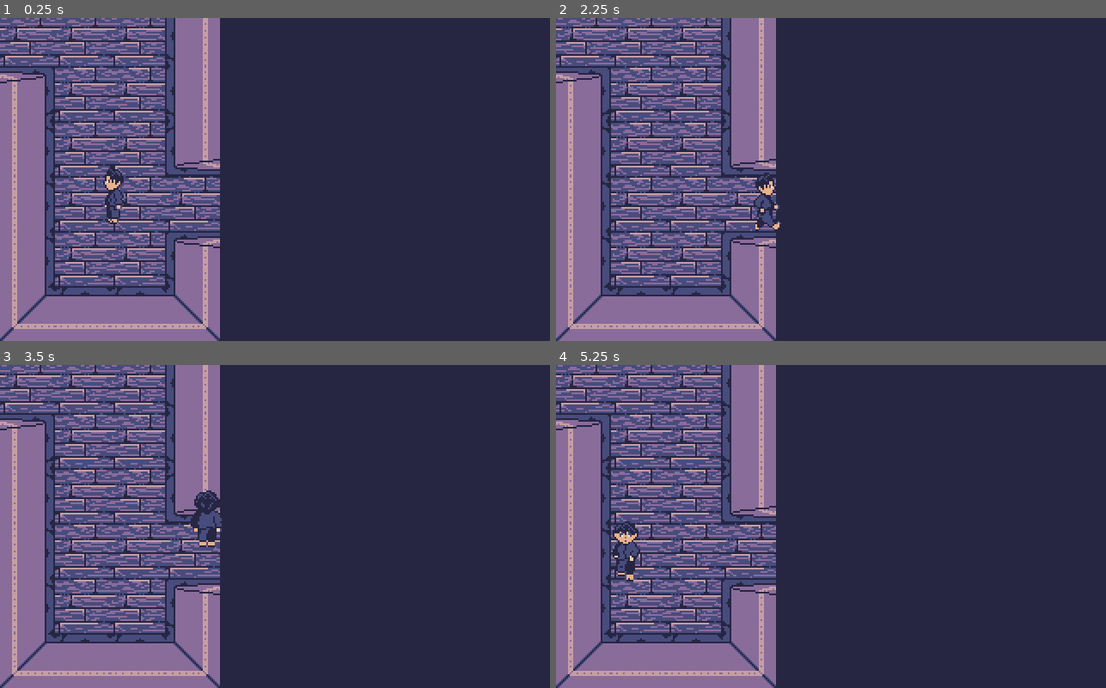
Above: before the commit, frames 1-4 (two rows, left to right).
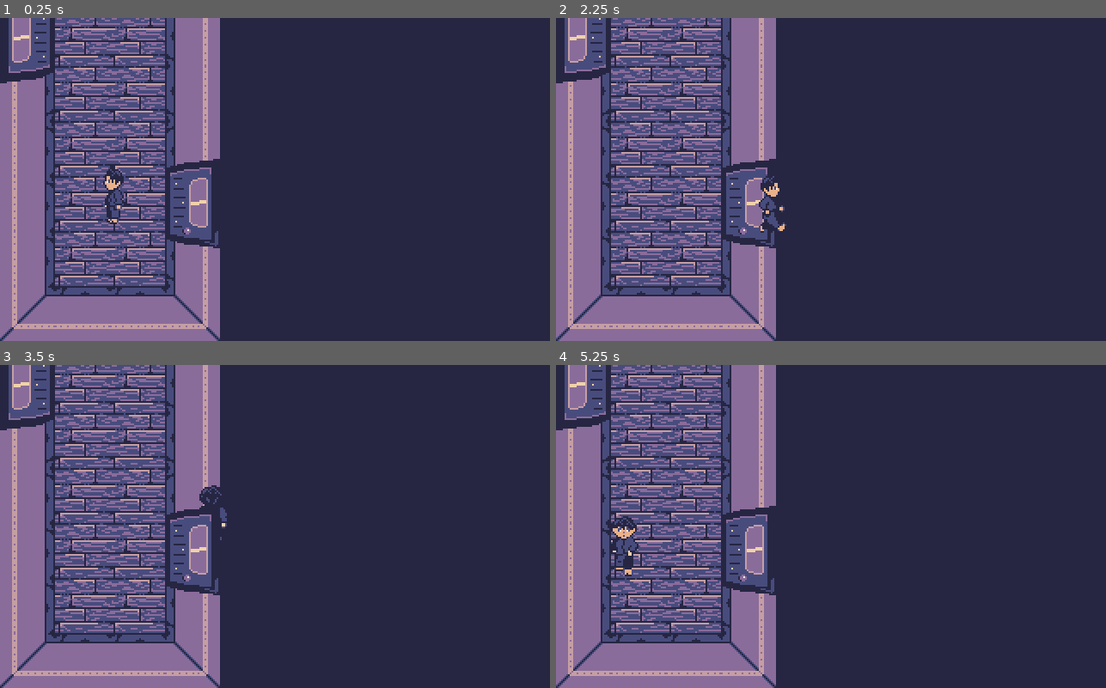
Above: after the commit, the same moments.

Repository: chickendude/dark-pages
Game: Godot game, scene res://Maps/Hallway.tscn
Same seed, same stepped clock (60 frames per second), same inputs: the game is played once before the commit and once after it. This scene is started directly instead of the project's main scene.
Inputs:
- Up to frame 1 (0.25 s): no input
- Up to frame 2 (2.25 s): tap Enter at 0.5 s; hold Right (ui_right) 0.53-1.28 s; hold Down (ui_down) 1.28-2.03 s; hold Right (ui_right) from 2.03 s (still down)
- Up to frame 3 (3.5 s): release Right (ui_right) at 2.78 s; hold Up (ui_up) from 2.78 s (still down)
- Up to frame 4 (5.25 s): release Up (ui_up) at 3.53 s; hold Left (ui_left) 3.53-5.03 s; tap Space at 5 s; hold Down (ui_down) from 5.03 s (still down)

The runs differ from the first frame. In frame 1, 3.0% of the frame differs, in the area x 0-40%, y 0-71%; in frame 2, 3.0%; in frame 3, 3.2%; in frame 4, 3.5%.

Commit message:
Add door sprite and handle transitions between maps.

Diff:
--- a/Characters/Will.gd
+++ b/Characters/Will.gd
@@ -6,6 +6,11 @@
 var direction = Vector2.ZERO
 
 export var SPEED = 100
+
+func _ready():
+	if Event.game_started:
+		position = Event.player_position
+		_set_animation_direction(Event.player_direction)
 
 func _process(_delta):
 	if direction:
--- a/Characters/Will.tscn
+++ b/Characters/Will.tscn
@@ -63,8 +63,7 @@
 "values": [ 12 ]
 }
 
-[sub_resource type="Animation" id=1]
-resource_name = "WalkDown"
+[sub_resource type="Animation" id=5]
 length = 0.8
 loop = true
 tracks/0/type = "value"
@@ -80,8 +79,7 @@
 "values": [ 1, 2, 3, 0 ]
 }
 
-[sub_resource type="Animation" id=2]
-resource_name = "WalkLeft"
+[sub_resource type="Animation" id=6]
 length = 0.8
 loop = true
 tracks/0/type = "value"
@@ -113,8 +111,7 @@
 "values": [ 5, 6, 7, 4 ]
 }
 
-[sub_resource type="Animation" id=4]
-resource_name = "WalkUp"
+[sub_resource type="Animation" id=8]
 length = 0.8
 loop = true
 tracks/0/type = "value"
@@ -130,75 +127,76 @@
 "values": [ 13, 14, 15, 12 ]
 }
 
-[sub_resource type="AnimationNodeAnimation" id=20]
+[sub_resource type="AnimationNodeAnimation" id=9]
 animation = "IdleLeft"
 
-[sub_resource type="AnimationNodeAnimation" id=21]
+[sub_resource type="AnimationNodeAnimation" id=10]
 animation = "IdleDown"
 
-[sub_resource type="AnimationNodeAnimation" id=22]
+[sub_resource type="AnimationNodeAnimation" id=11]
 animation = "IdleRight"
 
-[sub_resource type="AnimationNodeAnimation" id=23]
+[sub_resource type="AnimationNodeAnimation" id=12]
 animation = "IdleUp"
 
-[sub_resource type="AnimationNodeBlendSpace2D" id=5]
-blend_point_0/node = SubResource( 20 )
+[sub_resource type="AnimationNodeBlendSpace2D" id=13]
+blend_point_0/node = SubResource( 9 )
 blend_point_0/pos = Vector2( -1, 0 )
-blend_point_1/node = SubResource( 21 )
+blend_point_1/node = SubResource( 10 )
 blend_point_1/pos = Vector2( 0, 1.1 )
-blend_point_2/node = SubResource( 22 )
+blend_point_2/node = SubResource( 11 )
 blend_point_2/pos = Vector2( 1, 0 )
-blend_point_3/node = SubResource( 23 )
+blend_point_3/node = SubResource( 12 )
 blend_point_3/pos = Vector2( 0, -1.1 )
 min_space = Vector2( -1, -1.1 )
 max_space = Vector2( 1, 1.1 )
 blend_mode = 1
 
-[sub_resource type="AnimationNodeAnimation" id=6]
+[sub_resource type="AnimationNodeAnimation" id=14]
 animation = "WalkLeft"
 
-[sub_resource type="AnimationNodeAnimation" id=7]
+[sub_resource type="AnimationNodeAnimation" id=15]
 animation = "WalkDown"
 
-[sub_resource type="AnimationNodeAnimation" id=8]
+[sub_resource type="AnimationNodeAnimation" id=16]
 animation = "WalkRight"
 
-[sub_resource type="AnimationNodeAnimation" id=9]
+[sub_resource type="AnimationNodeAnimation" id=17]
 animation = "WalkUp"
 
-[sub_resource type="AnimationNodeBlendSpace2D" id=10]
-blend_point_0/node = SubResource( 6 )
+[sub_resource type="AnimationNodeBlendSpace2D" id=18]
+blend_point_0/node = SubResource( 14 )
 blend_point_0/pos = Vector2( -1, 0 )
-blend_point_1/node = SubResource( 7 )
+blend_point_1/node = SubResource( 15 )
 blend_point_1/pos = Vector2( 0, 1.1 )
-blend_point_2/node = SubResource( 8 )
+blend_point_2/node = SubResource( 16 )
 blend_point_2/pos = Vector2( 1, 0 )
-blend_point_3/node = SubResource( 9 )
+blend_point_3/node = SubResource( 17 )
 blend_point_3/pos = Vector2( 0, -1.1 )
 min_space = Vector2( -1, -1.1 )
 max_space = Vector2( 1, 1.1 )
 blend_mode = 1
 
-[sub_resource type="AnimationNodeStateMachineTransition" id=11]
-
-[sub_resource type="AnimationNodeStateMachineTransition" id=12]
-
-[sub_resource type="AnimationNodeStateMachine" id=13]
-states/Idle/node = SubResource( 5 )
+[sub_resource type="AnimationNodeStateMachineTransition" id=19]
+
+[sub_resource type="AnimationNodeStateMachineTransition" id=20]
+
+[sub_resource type="AnimationNodeStateMachine" id=21]
+states/Idle/node = SubResource( 13 )
 states/Idle/position = Vector2( 489, 145 )
-states/Walk/node = SubResource( 10 )
+states/Walk/node = SubResource( 18 )
 states/Walk/position = Vector2( 678, 145 )
-transitions = [ "Idle", "Walk", SubResource( 11 ), "Walk", "Idle", SubResource( 12 ) ]
+transitions = [ "Idle", "Walk", SubResource( 19 ), "Walk", "Idle", SubResource( 20 ) ]
 start_node = "Idle"
 
-[sub_resource type="AnimationNodeStateMachinePlayback" id=14]
-
-[sub_resource type="CapsuleShape2D" id=15]
-radius = 7.0
+[sub_resource type="AnimationNodeStateMachinePlayback" id=22]
+
+[sub_resource type="CapsuleShape2D" id=23]
+radius = 5.0
 height = 2.0
 
 [node name="Will" type="KinematicBody2D"]
+collision_layer = 2
 script = ExtResource( 2 )
 
 [node name="Sprite" type="Sprite" parent="."]
@@ -206,27 +204,27 @@
 offset = Vector2( 0, -19 )
 vframes = 4
 hframes = 4
-frame = 12
+frame = 8
 
 [node name="AnimationPlayer" type="AnimationPlayer" parent="."]
-anims/IdleDown = SubResource( 16 )
-anims/IdleLeft = SubResource( 17 )
-anims/IdleRight = SubResource( 18 )
-anims/IdleUp = SubResource( 19 )
-anims/WalkDown = SubResource( 1 )
-anims/WalkLeft = SubResource( 2 )
-anims/WalkRight = SubResource( 3 )
-anims/WalkUp = SubResource( 4 )
+anims/IdleDown = SubResource( 1 )
+anims/IdleLeft = SubResource( 2 )
+anims/IdleRight = SubResource( 3 )
+anims/IdleUp = SubResource( 4 )
+anims/WalkDown = SubResource( 5 )
+anims/WalkLeft = SubResource( 6 )
+anims/WalkRight = SubResource( 7 )
+anims/WalkUp = SubResource( 8 )
 
 [node name="AnimationTree" type="AnimationTree" parent="."]
-tree_root = SubResource( 13 )
+tree_root = SubResource( 21 )
 anim_player = NodePath("../AnimationPlayer")
 active = true
-parameters/playback = SubResource( 14 )
+parameters/playback = SubResource( 22 )
 parameters/Idle/blend_position = Vector2( 0, 0 )
 parameters/Walk/blend_position = Vector2( 0, 0 )
 
 [node name="CollisionShape2D" type="CollisionShape2D" parent="."]
-position = Vector2( 0, -7 )
+position = Vector2( -1, -6 )
 rotation = 1.5708
-shape = SubResource( 15 )
+shape = SubResource( 23 )
--- a/Maps/Hallway.tscn
+++ b/Maps/Hallway.tscn
@@ -1,9 +1,10 @@
-[gd_scene load_steps=5 format=2]
+[gd_scene load_steps=6 format=2]
 
 [ext_resource path="res://TileSets/Floor.tres" type="TileSet" id=1]
 [ext_resource path="res://Maps/Camera.tscn" type="PackedScene" id=2]
 [ext_resource path="res://TileSets/Walls.tres" type="TileSet" id=3]
 [ext_resource path="res://Characters/Will.tscn" type="PackedScene" id=4]
+[ext_resource path="res://Objects/Door.tscn" type="PackedScene" id=5]
 
 [node name="Hallway" type="Node2D"]
 
@@ -16,6 +17,7 @@
 [node name="WallTileMap" type="TileMap" parent="."]
 tile_set = ExtResource( 3 )
 cell_size = Vector2( 32, 32 )
+collision_mask = 2
 format = 1
 tile_data = PoolIntArray( 0, 0, 0, 1, 0, 1, 2, 0, 327683, 4, 0, 327684, 5, 0, 1, 6, 0, 1, 7, 0, 1, 8, 0, 327683, 10, 0, …(3263 unchanged characters)…
 
@@ -29,6 +31,30 @@
 update_rotation = false
 update_scale = false
 
+[node name="Doors" type="YSort" parent="YSort"]
+
+[node name="WillsDoor" parent="YSort/Doors" instance=ExtResource( 5 )]
+position = Vector2( 112, 32 )
+map_name = "WillsRoom"
+x = 6.0
+y = 7.0
+direction = Vector2( 0, -1 )
+
+[node name="MomsDoor" parent="YSort/Doors" instance=ExtResource( 5 )]
+position = Vector2( 304, 31 )
+
+[node name="BathroomDoor" parent="YSort/Doors" instance=ExtResource( 5 )]
+position = Vector2( 32, 271 )
+rotation = -1.5708
+
+[node name="BeccasDoor" parent="YSort/Doors" instance=ExtResource( 5 )]
+position = Vector2( 32, 431 )
+rotation = -1.5708
+
+[node name="StudyDoor" parent="YSort/Doors" instance=ExtResource( 5 )]
+position = Vector2( 96, 528 )
+rotation = 1.5708
+
 [node name="Camera2D" parent="." instance=ExtResource( 2 )]
 position = Vector2( 68, 540 )
 limit_left = 0
--- a/Maps/WillsRoom.tscn
+++ b/Maps/WillsRoom.tscn
@@ -6,6 +6,7 @@
 [ext_resource path="res://TileSets/Walls.tres" type="TileSet" id=4]
 [ext_resource path="res://TileSets/Carpets.tres" type="TileSet" id=5]
 [ext_resource path="res://TileSets/Floor.tres" type="TileSet" id=6]
+[ext_resource path="res://Objects/Door.tscn" type="PackedScene" id=7]
 
 [sub_resource type="RectangleShape2D" id=1]
 extents = Vector2( 27, 28 )
@@ -80,6 +81,15 @@
 position = Vector2( -1, 2 )
 shape = SubResource( 3 )
 
+[node name="Door" parent="YSort/Furniture" instance=ExtResource( 7 )]
+position = Vector2( 208, 224 )
+rotation = 3.14159
+collision_layer = 0
+map_name = "Hallway"
+x = 3.0
+y = 1.0
+direction = Vector2( 0, 1 )
+
 [node name="Will" parent="YSort" instance=ExtResource( 1 )]
 position = Vector2( 156, 93 )
 
--- /dev/null
+++ b/Objects/Door.gd
@@ -0,0 +1,13 @@
+extends Area2D
+
+
+export (String) var map_name
+export (float) var x
+export (float) var y
+export (Vector2) var direction
+
+func _ready():
+	var _e = connect("body_entered", self, "_on_body_entered")
+
+func _on_body_entered(body):
+	Event.load_map(map_name, x, y, direction)
--- /dev/null
+++ b/Objects/Door.tscn
@@ -0,0 +1,20 @@
+[gd_scene load_steps=4 format=2]
+
+[ext_resource path="res://data/sprites/objects/door.png" type="Texture" id=1]
+[ext_resource path="res://Objects/Door.gd" type="Script" id=2]
+
+[sub_resource type="CapsuleShape2D" id=1]
+radius = 13.0
+
+[node name="Door" type="Area2D"]
+collision_mask = 2
+script = ExtResource( 2 )
+
+[node name="Sprite" type="Sprite" parent="."]
+position = Vector2( 0, -16 )
+texture = ExtResource( 1 )
+
+[node name="CollisionShape2D" type="CollisionShape2D" parent="."]
+position = Vector2( 0, -13 )
+rotation = 1.5708
+shape = SubResource( 1 )
--- /dev/null
+++ b/Singletons/Event.gd
@@ -0,0 +1,16 @@
+extends Node
+
+const TILE_SIZE = 32
+
+var game_started = false
+var player_position = Vector2.ZERO
+var player_direction = Vector2.ZERO
+
+func load_map(map_name, x, y, direction : Vector2):
+	print(map_name)
+	print(direction)
+	game_started = true
+	var offset_y = 15 if direction.y > 0 else 0
+	player_position = Vector2(x * TILE_SIZE + 15, y * TILE_SIZE + offset_y)
+	player_direction = direction
+	var _e = get_tree().change_scene('res://Maps/' + map_name + '.tscn')
--- a/Singletons/Events.gd
+++ /dev/null
@@ -1,4 +0,0 @@
-extends Node
-
-func load_map(map_name, x, y):
-	get_tree().change_scene('res://Maps/' + map_name + '.tscn')
--- a/project.godot
+++ b/project.godot
@@ -18,6 +18,10 @@
 config/name="Dark Pages"
 run/main_scene="res://Maps/WillsRoom.tscn"
 config/icon="res://icon.png"
+
+[autoload]
+
+Event="*res://Singletons/Event.gd"
 
 [display]
 
Not shown: 5 places in Characters/Will.tscn that only renumber resources
Not shown: 1 places in Maps/WillsRoom.tscn that only renumber resources
Binary file added: data/sprites/objects/door.png
Not shown, added: data/sprites/objects/door.png.import
Not shown, changed: data/sprites/tiles/house.pyxel
